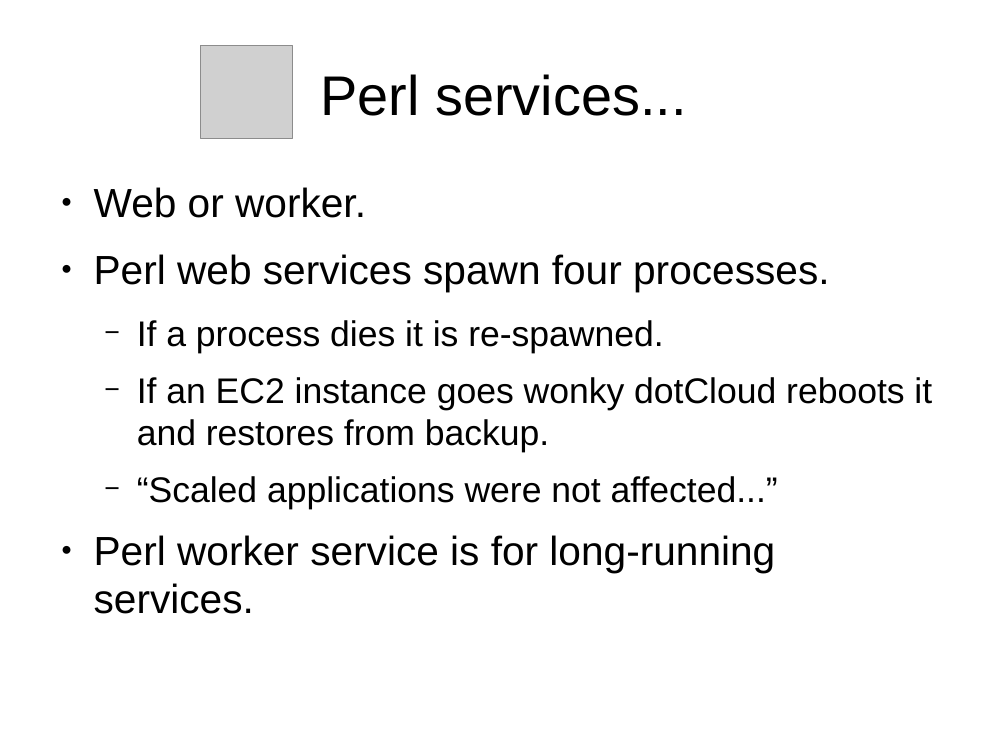
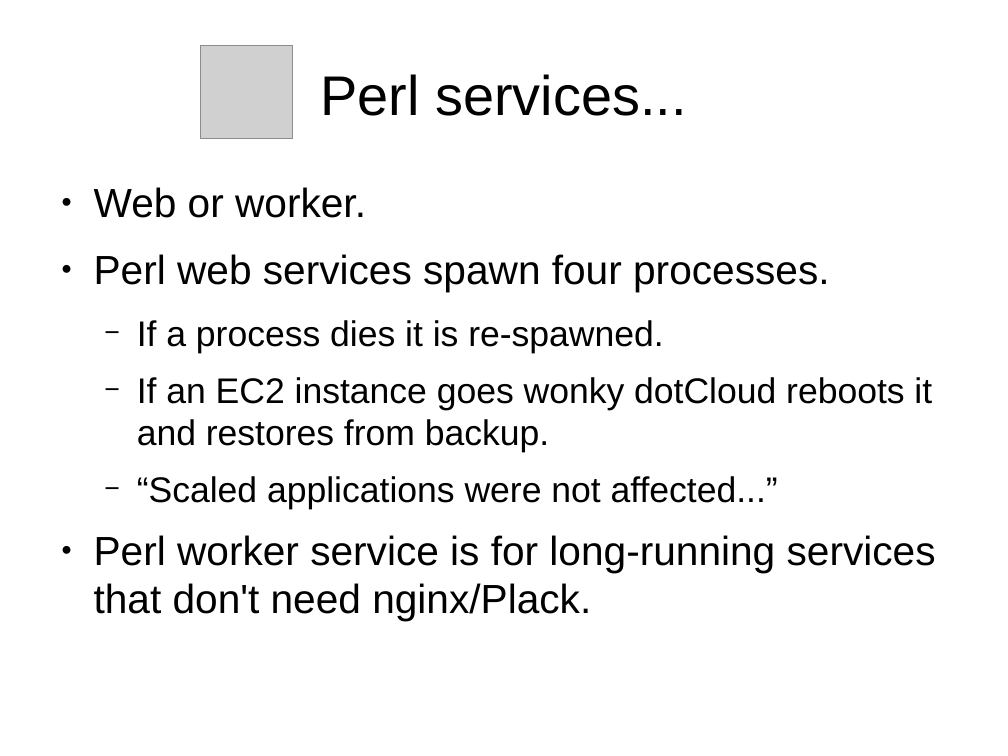
Before and after one commit to daoswald/dotcloud_talk, a slide deck: slide 9 of dotcloud_pm_talk.odp. Drawn at 1008x756 pixels with LibreOffice and Linux fonts; fonts in the diff are those of the drawing; grey boxes stand for pictures. Boxes give left, top, right and bottom in pixels: in the first picture for what was removed or moved away, otherwise in the second. Text is boxed around its words. In the diff, an @@ line names an element or a change of style, - is before the commit and + after.

```diff
--- a/dotcloud_pm_talk.odp
+++ b/dotcloud_pm_talk.odp
@@ text at (94,535,936,621): text changed @@
-● Perl worker service is for long-running services.
+● Perl worker service is for long-running services that don't need nginx/Plack.
```
Also in this commit, not shown: 4 other slides changed, 2 slides added.
